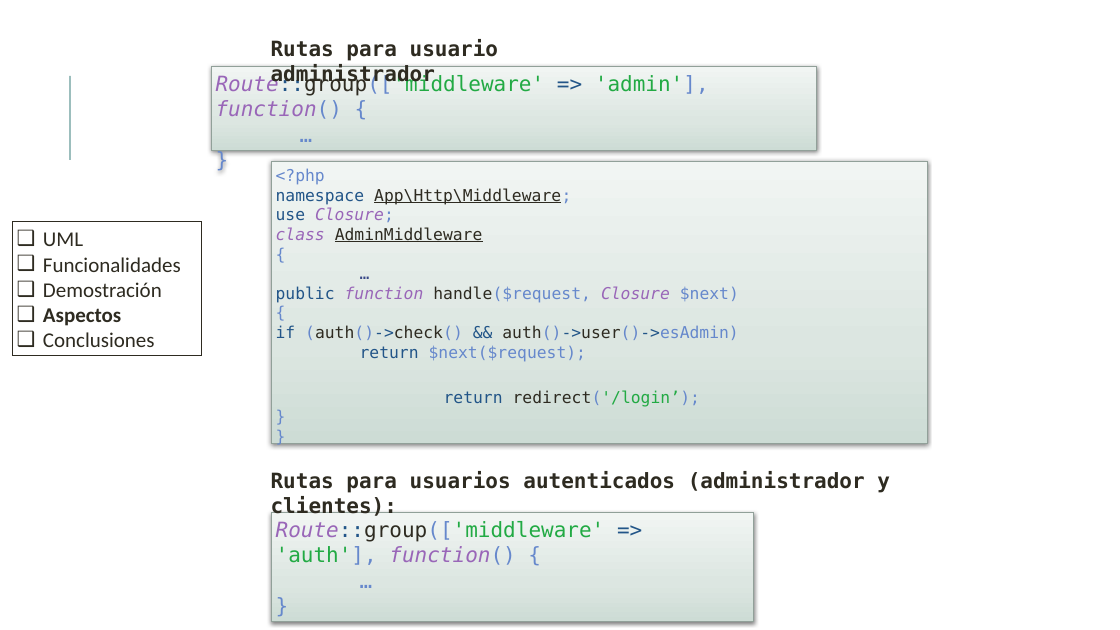
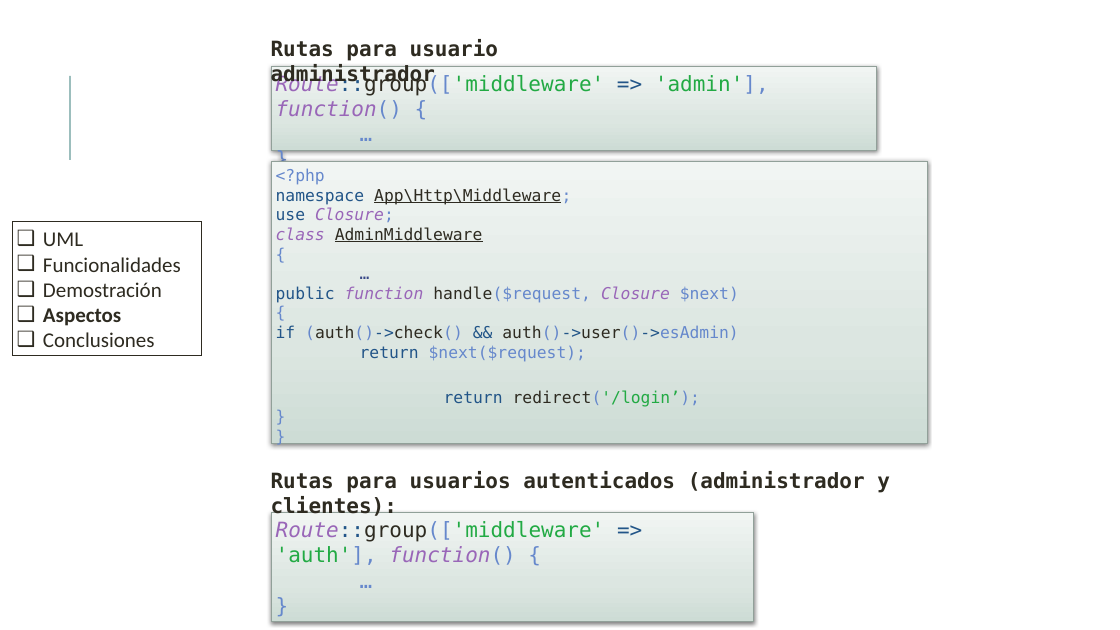
Before and after one commit to danielallhoff/M17-G4-AirDSS, a slide deck: slide 23 of AIRDSS.pptx. Drawn at 1120x630 pixels with LibreOffice and Linux fonts; fonts in the diff are those of the drawing. Boxes give left, top, right and bottom in pixels: in the first picture for what was removed or moved away, otherwise in the second. Text is boxed around its words. In the diff, an @@ line names an element or a change of style, - is before the commit and + after.

```diff
--- a/AIRDSS.pptx
+++ b/AIRDSS.pptx
@@ rectangle "Route::group(['middleware' => 'admin'], function() {": place and size @@
-rectangle "Route::group(['middleware' => 'admin'], function() {" at [212, 66, 818, 150]
+rectangle "Route::group(['middleware' => 'admin'], function() {" at [271, 66, 877, 150]
```
Also in this commit, not shown: 1 other slide changed.
